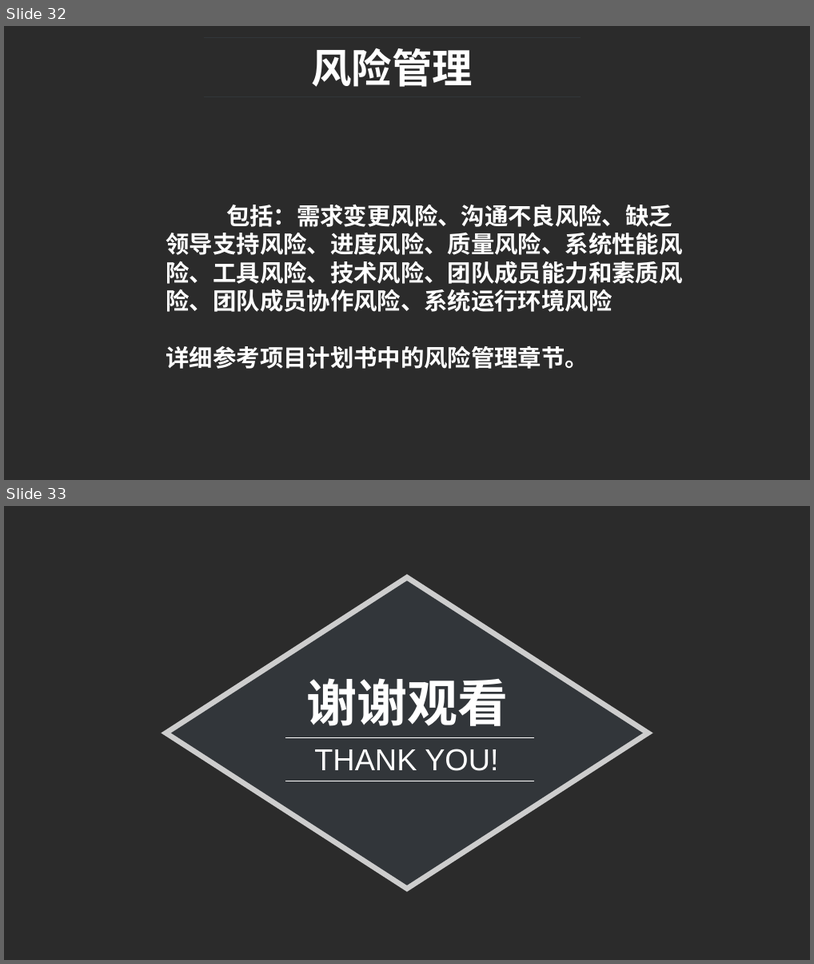
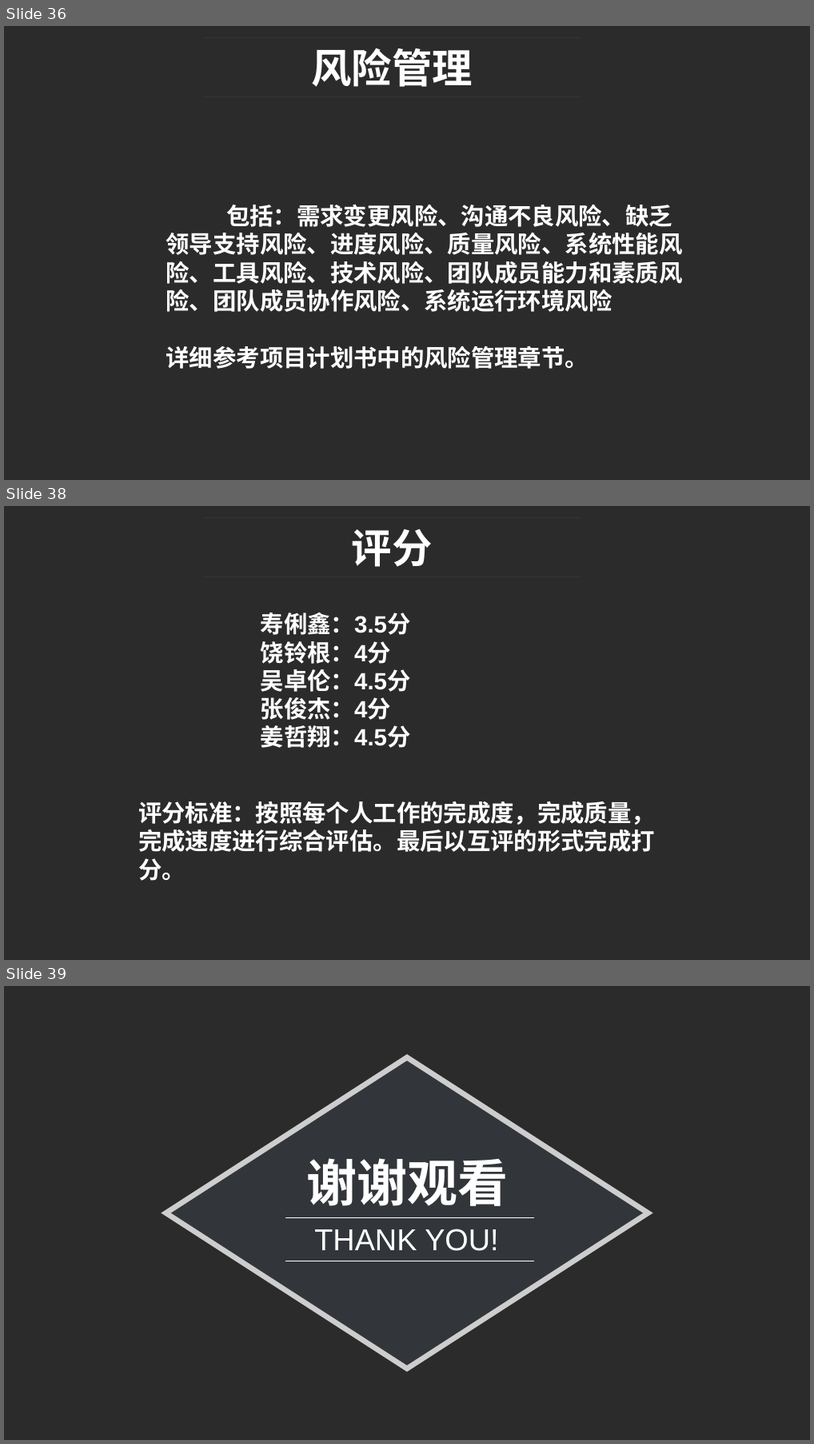
Before and after one commit to tmaczjj/2017work, a slide deck: week5/ppt文档/[prd-03,31501311]项目计划ppt.pptx. Shown one above the other, each under a label of ours: slides 32 and 33 before the commit, slides 36, 38 and 39 after it; the slides between them are not shown. The pictures are 814x964 and 814x1444 pixels, drawn with LibreOffice and Linux fonts; fonts in the diff are those of the drawing; background and template pictures are left out; a plain dark background stands for a picture behind light text. Boxes give left, top, right and bottom in pixels: in the first picture for what was removed or moved away, otherwise in the second. Text is boxed around its words. In the diff, an @@ line names an element or a change of style, - is before the commit and + after.

```diff
--- a/week5/ppt文档/[prd-03,31501311]项目计划ppt.pptx
+++ b/week5/ppt文档/[prd-03,31501311]项目计划ppt.pptx
@@ slide 38 added at bbox=[4, 506, 810, 960], background picture (left out) @@
@@ line added from (204, 517) to (581, 517), #32363A 0.5 pt @@
@@ text added at bbox=[352, 529, 433, 567], 48 pt, text #FFFFFF, bold @@
+评分
@@ line added from (204, 576) to (581, 576), #32363A 0.5 pt @@
@@ text added at bbox=[261, 612, 411, 748], 28 pt, text #FFFFFF, bold @@
+寿俐鑫：3.5分
+饶铃根：4分
+吴卓伦：4.5分
+张俊杰：4分
+姜哲翔：4.5分
@@ text added at bbox=[138, 801, 655, 880], 28 pt, text #FFFFFF, bold @@
+评分标准：按照每个人工作的完成度，完成质量，完成速度进行综合评估。最后以互评的形式完成打分。
@@ what was slide 32 is now slide 36 @@
@@ what was slide 33 is now slide 39 @@
```
Also in this commit, not shown: 3 slides changed, 6 other slides added, 1 slide removed, 5 other files.
